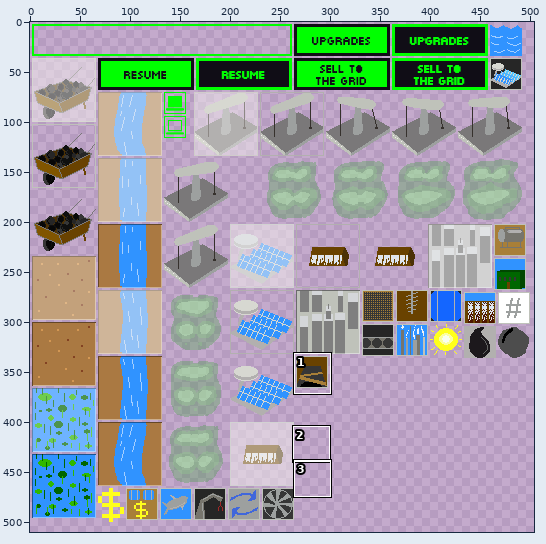
Two states of a sprite sheet, resources/assets.png. The first picture is a wide view before the edit; the outline marks the close-up.
Close-up. Before the edit:
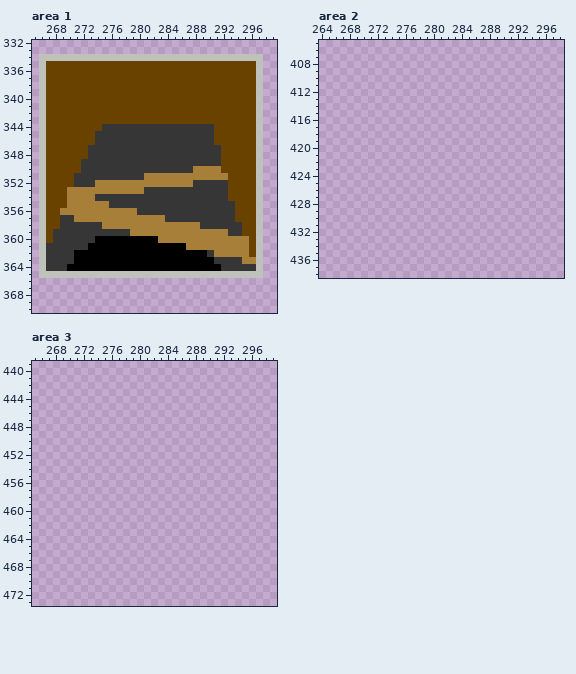
The file is 512x512 pixels. Colours within 5 levels of each other are drawn and written as one. Shown: area 1: x 265..299, y 332..370; area 2: x 264..298, y 405..438; area 3: x 265..299, y 439..473. The wide view leaves out empty margins. The commit also changed other parts of the picture, which this record leaves out.
The same view after the edit:
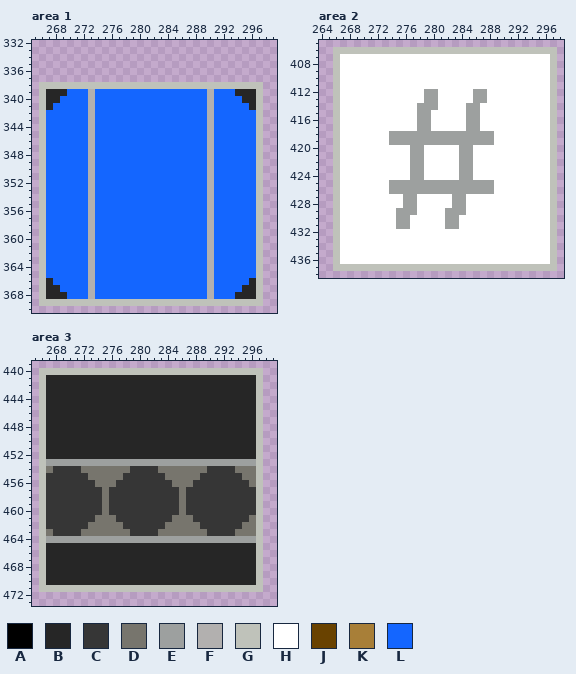
Palette (. is transparent): A #000000  B #262626  C #363636  D #77756d  E #9da09f  F #b2b0af  G #bfc2ba  H #ffffff  J #694200  K #a87f38  L #1466ff
From old to new:
Changed rows in their new state; - is an unchanged pixel.
Area 1:
first column x 266:
334 ................................
335 ................................
336 ................................
337 ................................
338 -GGGGGGGGGGGGGGGGGGGGGGGGGGGGGG-
339 -BBBLLLFLLLLLLLLLLLLLLLLFLLLBBB-
340 -BBLLLLFLLLLLLLLLLLLLLLLFLLLLBB-
341 -BLLLLLFLLLLLLLLLLLLLLLLFLLLLLB-
342 -LLLLLLFLLLLLLLLLLLLLLLLFLLLLLL-
343 -LLLLLLFLLLLLLLLLLLLLLLLFLLLLLL-
344 -LLLLLLFLLLLLLLLLLLLLLLLFLLLLLL-
345 -LLLLLLFLLLLLLLLLLLLLLLLFLLLLLL-
346 -LLLLLLFLLLLLLLLLLLLLLLLFLLLLLL-
347 -LLLLLLFLLLLLLLLLLLLLLLLFLLLLLL-
348 -LLLLLLFLLLLLLLLLLLLLLLLFLLLLLL-
349 -LLLLLLFLLLLLLLLLLLLLLLLFLLLLLL-
350 -LLLLLLFLLLLLLLLLLLLLLLLFLLLLLL-
351 -LLLLLLFLLLLLLLLLLLLLLLLFLLLLLL-
352 -LLLLLLFLLLLLLLLLLLLLLLLFLLLLLL-
353 -LLLLLLFLLLLLLLLLLLLLLLLFLLLLLL-
354 -LLLLLLFLLLLLLLLLLLLLLLLFLLLLLL-
355 -LLLLLLFLLLLLLLLLLLLLLLLFLLLLLL-
356 -LLLLLLFLLLLLLLLLLLLLLLLFLLLLLL-
357 -LLLLLLFLLLLLLLLLLLLLLLLFLLLLLL-
358 -LLLLLLFLLLLLLLLLLLLLLLLFLLLLLL-
359 -LLLLLLFLLLLLLLLLLLLLLLLFLLLLLL-
360 -LLLLLLFLLLLLLLLLLLLLLLLFLLLLLL-
361 -LLLLLLFLLLLLLLLLLLLLLLLFLLLLLL-
362 -LLLLLLFLLLLLLLLLLLLLLLLFLLLLLL-
363 -LLLLLLFLLLLLLLLLLLLLLLLFLLLLLL-
364 -LLLLLLFLLLLLLLLLLLLLLLLFLLLLLL-
365 -LLLLLLFLLLLLLLLLLLLLLLLFLLLLLL-
366 GBLLLLLFLLLLLLLLLLLLLLLLFLLLLLBG
367 GBBLLLLFLLLLLLLLLLLLLLLLFLLLLBBG
368 GBBBLLLFLLLLLLLLLLLLLLLLFLLLBBBG
369 GGGGGGGGGGGGGGGGGGGGGGGGGGGGGGGG
Area 2:
first column x 266:
406 GGGGGGGGGGGGGGGGGGGGGGGGGGGGGGGG
407 GHHHHHHHHHHHHHHHHHHHHHHHHHHHHHHG
408 GHHHHHHHHHHHHHHHHHHHHHHHHHHHHHHG
409 GHHHHHHHHHHHHHHHHHHHHHHHHHHHHHHG
410 GHHHHHHHHHHHHHHHHHHHHHHHHHHHHHHG
411 GHHHHHHHHHHHHHHHHHHHHHHHHHHHHHHG
412 GHHHHHHHHHHHHEEHHHHHEEHHHHHHHHHG
413 GHHHHHHHHHHHHEEHHHHHEEHHHHHHHHHG
414 GHHHHHHHHHHHEEEHHHHEEHHHHHHHHHHG
415 GHHHHHHHHHHHEEHHHHHEEHHHHHHHHHHG
416 GHHHHHHHHHHHEEHHHHHEEHHHHHHHHHHG
417 GHHHHHHHHHHHEEHHHHHEEHHHHHHHHHHG
418 GHHHHHHHEEEEEEEEEEEEEEEHHHHHHHHG
419 GHHHHHHHEEEEEEEEEEEEEEEHHHHHHHHG
420 GHHHHHHHHHHEEHHHHHEEHHHHHHHHHHHG
421 GHHHHHHHHHHEEHHHHHEEHHHHHHHHHHHG
422 GHHHHHHHHHHEEHHHHHEEHHHHHHHHHHHG
423 GHHHHHHHHHHEEHHHHHEEHHHHHHHHHHHG
424 GHHHHHHHHHHEEHHHHHEEHHHHHHHHHHHG
425 GHHHHHHHEEEEEEEEEEEEEEEHHHHHHHHG
426 GHHHHHHHEEEEEEEEEEEEEEEHHHHHHHHG
427 GHHHHHHHHHEEHHHHHEEHHHHHHHHHHHHG
428 GHHHHHHHHHEEHHHHHEEHHHHHHHHHHHHG
429 GHHHHHHHHEEEHHHHEEEHHHHHHHHHHHHG
430 GHHHHHHHHEEHHHHHEEHHHHHHHHHHHHHG
431 GHHHHHHHHEEHHHHHEEHHHHHHHHHHHHHG
432 GHHHHHHHHHHHHHHHHHHHHHHHHHHHHHHG
433 GHHHHHHHHHHHHHHHHHHHHHHHHHHHHHHG
434 GHHHHHHHHHHHHHHHHHHHHHHHHHHHHHHG
435 GHHHHHHHHHHHHHHHHHHHHHHHHHHHHHHG
436 GHHHHHHHHHHHHHHHHHHHHHHHHHHHHHHG
437 GGGGGGGGGGGGGGGGGGGGGGGGGGGGGGGG
Area 3:
first column x 266:
440 GGGGGGGGGGGGGGGGGGGGGGGGGGGGGGGG
441 GBBBBBBBBBBBBBBBBBBBBBBBBBBBBBBG
442 GBBBBBBBBBBBBBBBBBBBBBBBBBBBBBBG
443 GBBBBBBBBBBBBBBBBBBBBBBBBBBBBBBG
444 GBBBBBBBBBBBBBBBBBBBBBBBBBBBBBBG
445 GBBBBBBBBBBBBBBBBBBBBBBBBBBBBBBG
446 GBBBBBBBBBBBBBBBBBBBBBBBBBBBBBBG
447 GBBBBBBBBBBBBBBBBBBBBBBBBBBBBBBG
448 GBBBBBBBBBBBBBBBBBBBBBBBBBBBBBBG
449 GBBBBBBBBBBBBBBBBBBBBBBBBBBBBBBG
450 GBBBBBBBBBBBBBBBBBBBBBBBBBBBBBBG
451 GBBBBBBBBBBBBBBBBBBBBBBBBBBBBBBG
452 GBBBBBBBBBBBBBBBBBBBBBBBBBBBBBBG
453 GEEEEEEEEEEEEEEEEEEEEEEEEEEEEEEG
454 GDCCCCDDDDDDDCCCCDDDDDDDCCCCDDDG
455 GCCCCCCDDDDDCCCCCCDDDDDCCCCCCDDG
456 GCCCCCCCDDDCCCCCCCCDDDCCCCCCCCDG
457 GCCCCCCCCDCCCCCCCCCCDCCCCCCCCCCG
458 GCCCCCCCCDCCCCCCCCCCDCCCCCCCCCCG
459 GCCCCCCCCDCCCCCCCCCCDCCCCCCCCCCG
460 GCCCCCCCCDCCCCCCCCCCDCCCCCCCCCCG
461 GCCCCCCCDDDCCCCCCCCDDDCCCCCCCCDG
462 GCCCCCCDDDDDCCCCCCDDDDDCCCCCCDDG
463 GDCCCCDDDDDDDCCCCDDDDDDDCCCCDDDG
464 GEEEEEEEEEEEEEEEEEEEEEEEEEEEEEEG
465 GBBBBBBBBBBBBBBBBBBBBBBBBBBBBBBG
466 GBBBBBBBBBBBBBBBBBBBBBBBBBBBBBBG
467 GBBBBBBBBBBBBBBBBBBBBBBBBBBBBBBG
468 GBBBBBBBBBBBBBBBBBBBBBBBBBBBBBBG
469 GBBBBBBBBBBBBBBBBBBBBBBBBBBBBBBG
470 GBBBBBBBBBBBBBBBBBBBBBBBBBBBBBBG
471 GGGGGGGGGGGGGGGGGGGGGGGGGGGGGGGG
